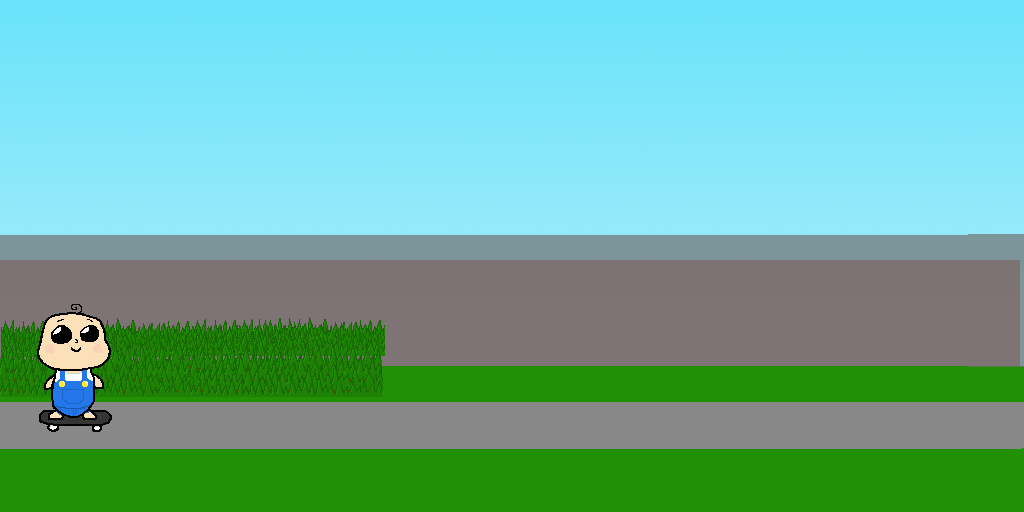
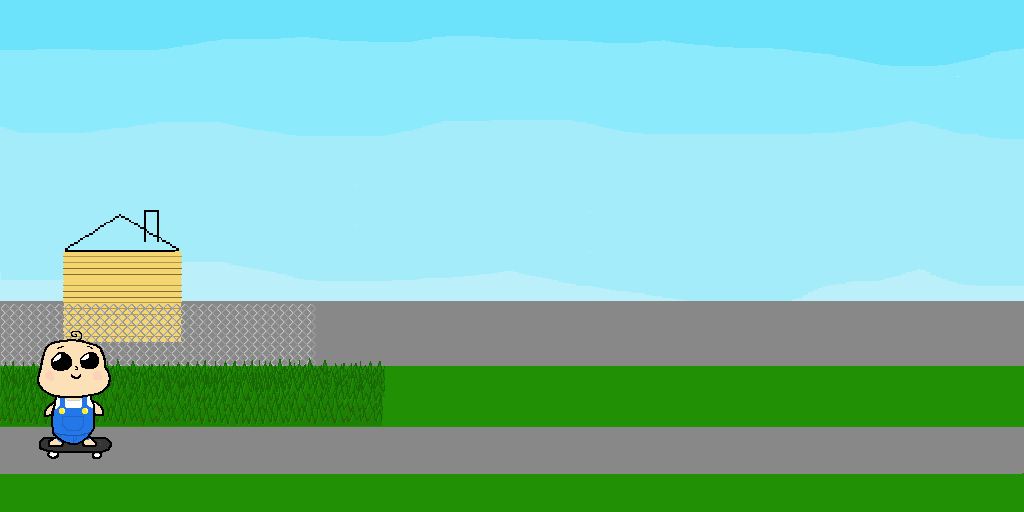
Layer changes from the first 1024px x 512px image to the second:
painted on "Baby" over <box>37,304,112,459</box>
renamed "grass2" to "grass0", painted on it over <box>0,343,383,426</box>
renamed "grass3" to "grass1", painted on it over <box>1,317,385,398</box>
painted on "fence" over <box>0,234,1024,367</box>
renamed "street+houses" to "Houses", painted on it over <box>0,210,1020,366</box>
added layer "street" above "Path" over <box>0,301,1024,366</box>
painted on "Path" over <box>0,402,1024,474</box>
painted on "Background" over <box>0,26,1024,474</box>
